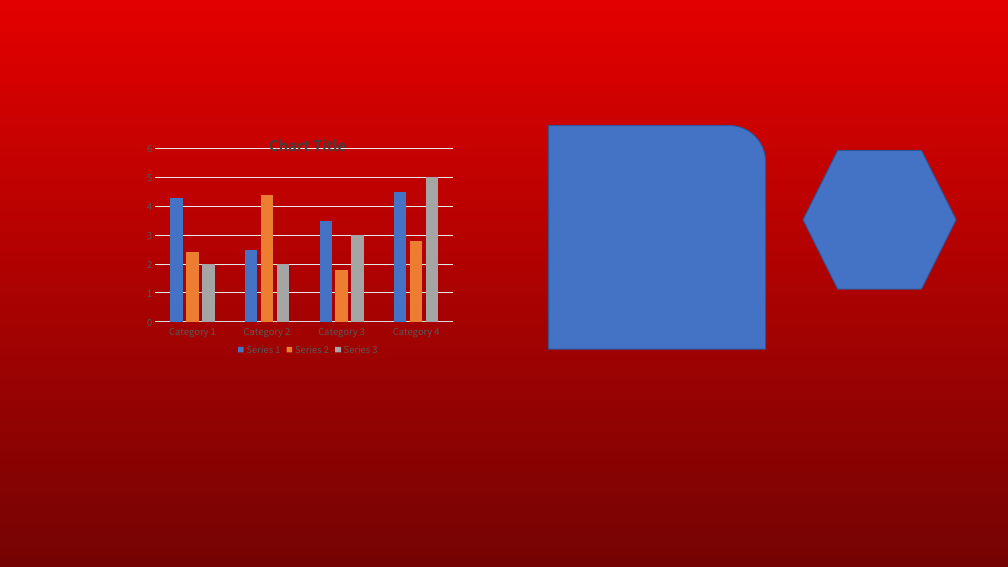
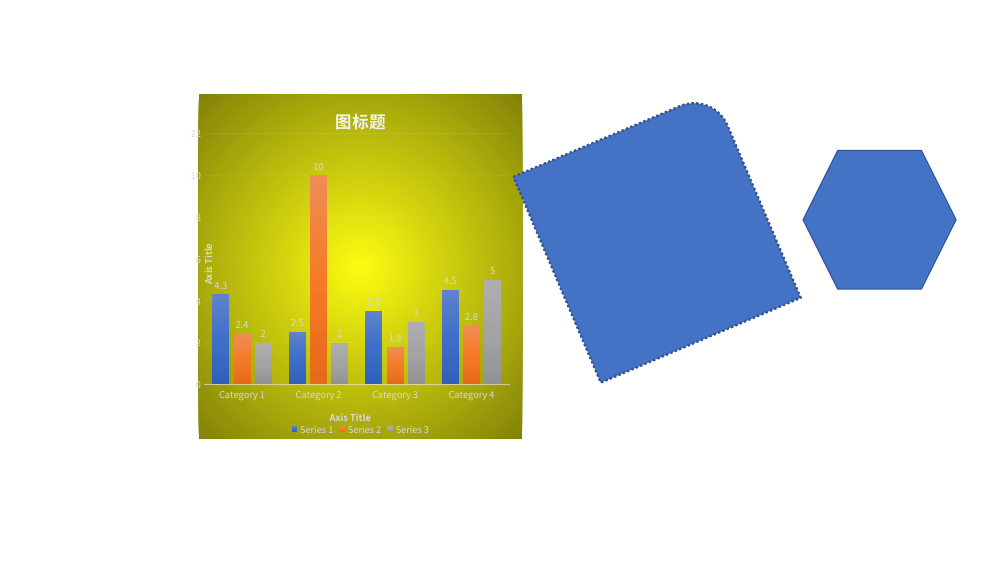
Before and after one commit to Howlcn1997/ooxml-parser, a slide deck: slide 12 of assets/ppt/simple.pptx. Drawn at 1008x567 pixels with LibreOffice and Linux fonts; fonts in the diff are those of the drawing. Boxes give left, top, right and bottom in pixels: in the first picture for what was removed or moved away, otherwise in the second. Text is boxed around its words. In the diff, an @@ line names an element or a change of style, - is before the commit and + after.

```diff
--- a/assets/ppt/simple.pptx
+++ b/assets/ppt/simple.pptx
@@ background gradient #E30000 to #760303 to #FFFFFF @@
@@ column chart at [191,95,522,439] @@
@@ title "图标题" added @@
@@ colour of Series 1 #4472C4 to gradient #6183CB to #3E70CA to #3062BB @@
@@ data labels of Series 1 added @@
@@ Series 2, Category 2: 4.4 to 10 @@
@@ colour of Series 2 #ED7D31 to gradient #F18C57 to #F67B28 to #E56C19 @@
@@ data labels of Series 2 added @@
@@ colour of Series 3 #A5A5A5 to gradient #AFAFAF to #A5A5A5 to #939393 @@
@@ data labels of Series 3 added @@
@@ legend changed @@
@@ category axis changed @@
@@ value axis changed @@
@@ bar spacing changed @@
@@ background changed @@
@@ column chart: place and size @@
-column chart at [147,121,466,359]
+column chart at [191,95,522,439]
@@ round rect at [514,92,801,383]: outline #2F5597 1 pt to #325491 2.25 pt dashed; rotation 0 to 337 degrees @@
```
Also in this commit, not shown: 5 other files.
